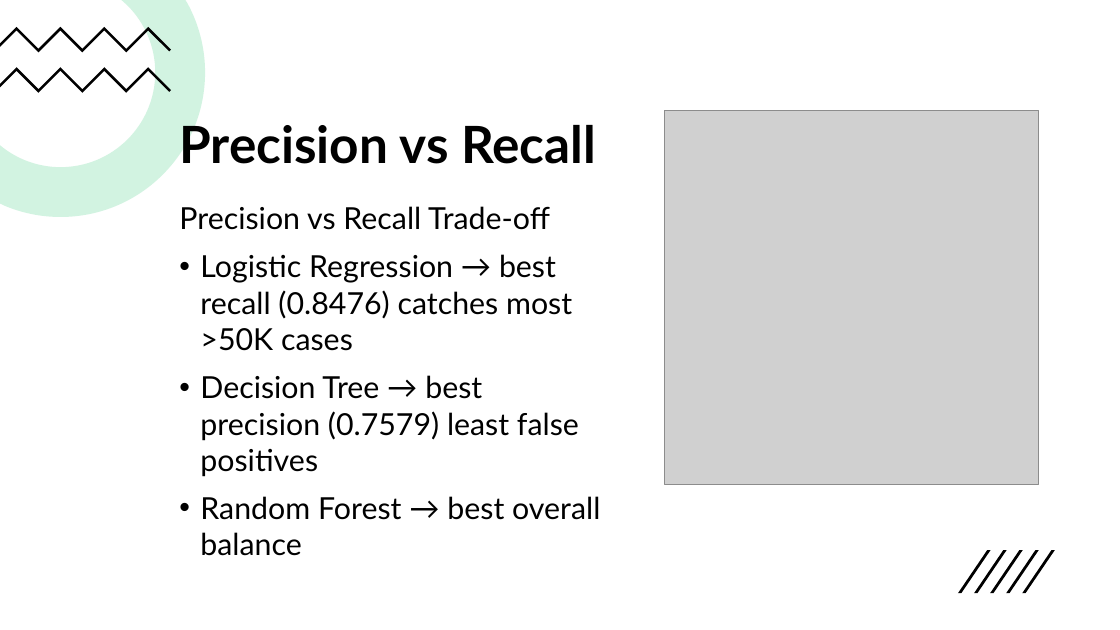
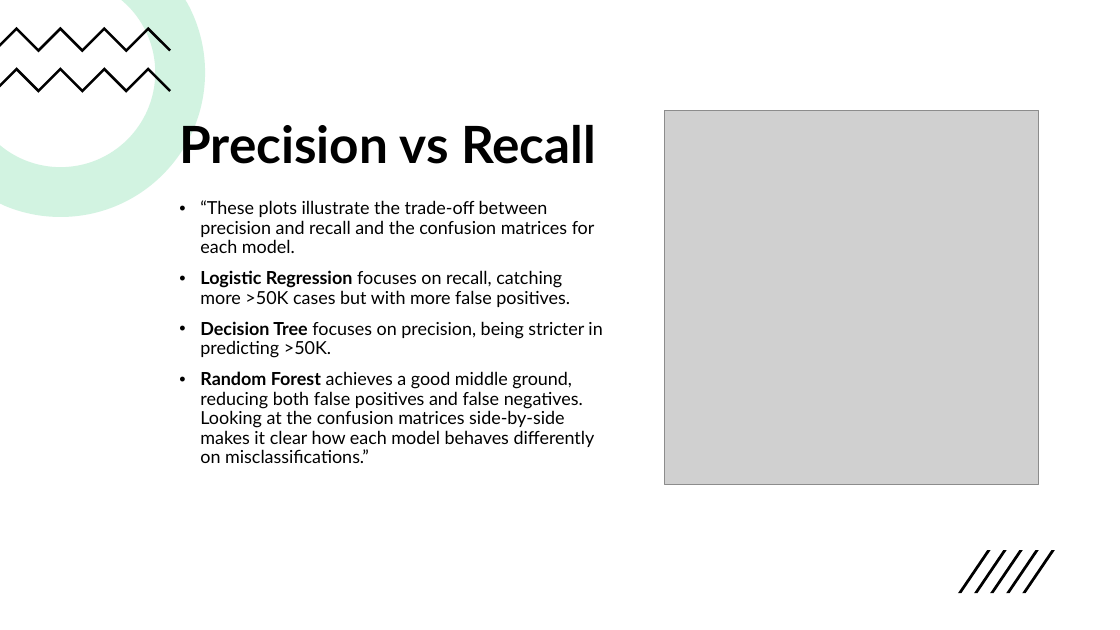
Before and after one commit to htoor2026/PROG2590, a slide deck: slide 28 of PROG2590_Group5_Presentation.pptx (slide 8 before the commit). Drawn at 1120x630 pixels with LibreOffice and Linux fonts; fonts in the diff are those of the drawing; grey boxes stand for pictures. Boxes give left, top, right and bottom in pixels: in the first picture for what was removed or moved away, otherwise in the second. Text is boxed around its words. In the diff, an @@ line names an element or a change of style, - is before the commit and + after.

```diff
--- a/PROG2590_Group5_Presentation.pptx
+++ b/PROG2590_Group5_Presentation.pptx
@@ text at (200,200,602,463): text changed; size 26 to 15.4 pt @@
-Precision vs Recall Trade-off
-• Logistic Regression → best recall (0.8476) catches most >50K cases
-• Decision Tree → best precision (0.7579) least false positives
-• Random Forest → best overall balance
+• “These plots illustrate the trade‑off between precision and recall and the confusion matrices for each model.
+• Logistic Regression focuses on recall, catching more >50K cases but with more false positives.
+• Decision Tree focuses on precision, being stricter in predicting >50K.
+• Random Forest achieves a good middle ground, reducing both false positives and false negatives.
+  Looking at the confusion matrices side-by-side makes it clear how each model behaves differently on misclassifications.”
```
Also in this commit, not shown: 8 other slides changed, 9 slides added, 4 slides removed, 17 other files.
